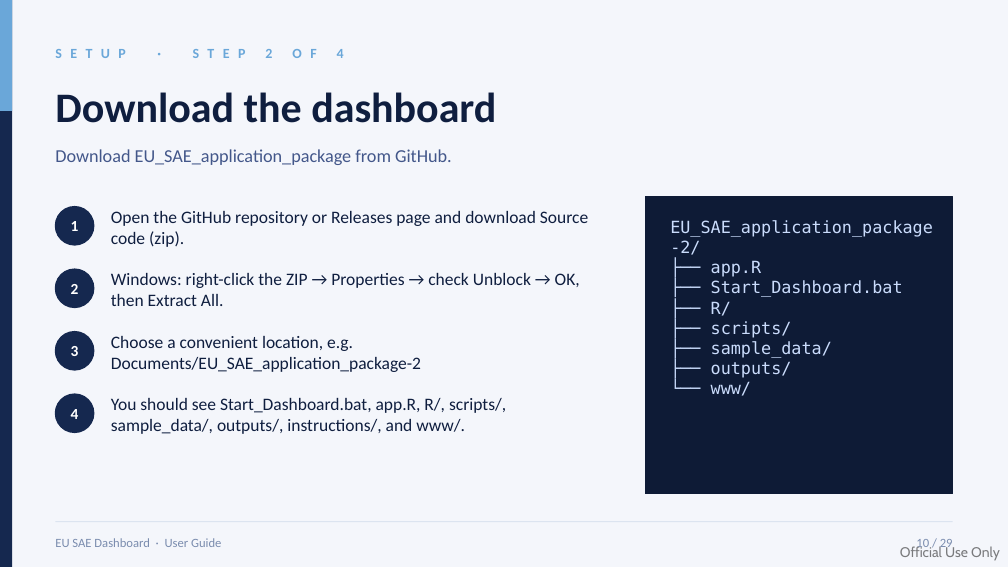
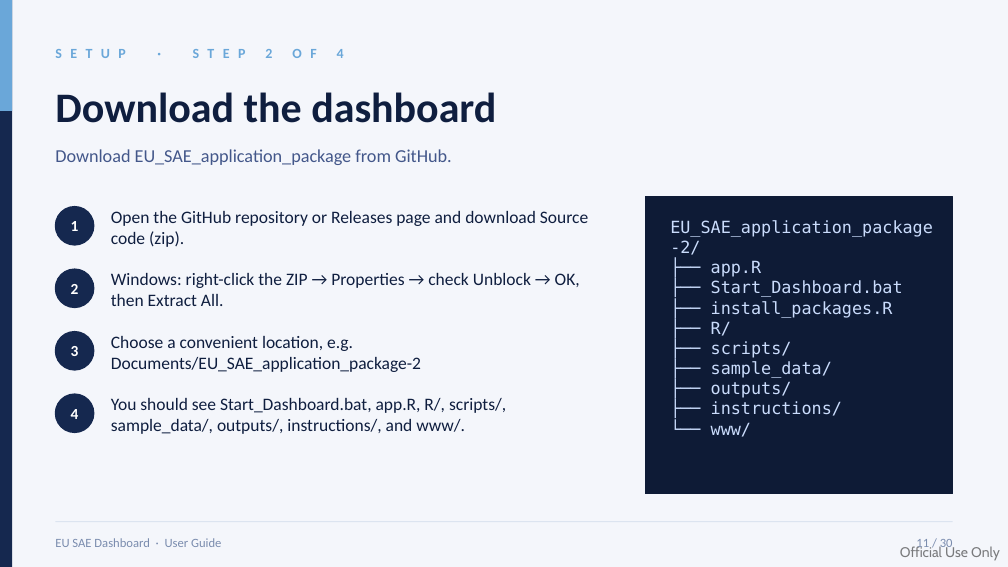
Before and after one commit to Noboyoshida227/EU_SAE_application_package, a slide deck: slide 11 of instructions/EU_SAE_User_Guide_Dashboard_v2.pptx (slide 10 before the commit). Drawn at 1008x567 pixels with LibreOffice and Linux fonts; fonts in the diff are those of the drawing. Boxes give left, top, right and bottom in pixels: in the first picture for what was removed or moved away, otherwise in the second. Text is boxed around its words. In the diff, an @@ line names an element or a change of style, - is before the commit and + after.

Commit message:
Require data/ folder and improve data resolution
Add explicit data/ folder handling and user-driven file selection across the app. README and UI updated to instruct users to place survey, auxiliary and geometry .rds files in data/ and to pick them in the dashboard. app.R: introduce data_dir_path, resolve_data_input, display_data_path, missing_data_inputs, stronger readiness checks, logging and notifications, and remove implicit fallbacks to packaged sample filenames. Move sample_data files into data/ (renamed auxiliary.rds, shapefile.rds, survey.rds). scripts/*: add %||% helper, existing_default_path and resolve_config_path to robustly resolve configured or legacy paths and prefer packaged defaults when appropriate. Also update packaged instruction PDFs/PPTX.

```diff
--- a/instructions/EU_SAE_User_Guide_Dashboard_v2.pptx
+++ b/instructions/EU_SAE_User_Guide_Dashboard_v2.pptx
@@ text at (711,301,893,318): paragraph added @@
+├── install_packages.R
@@ text at (711,401,842,416): paragraph added @@
+├── instructions/
@@ text at (916,539,953,551): text changed @@
-10 / 29
+11 / 30
```
Also in this commit, not shown: 26 other slides changed, 1 slide added, 9 other files.
